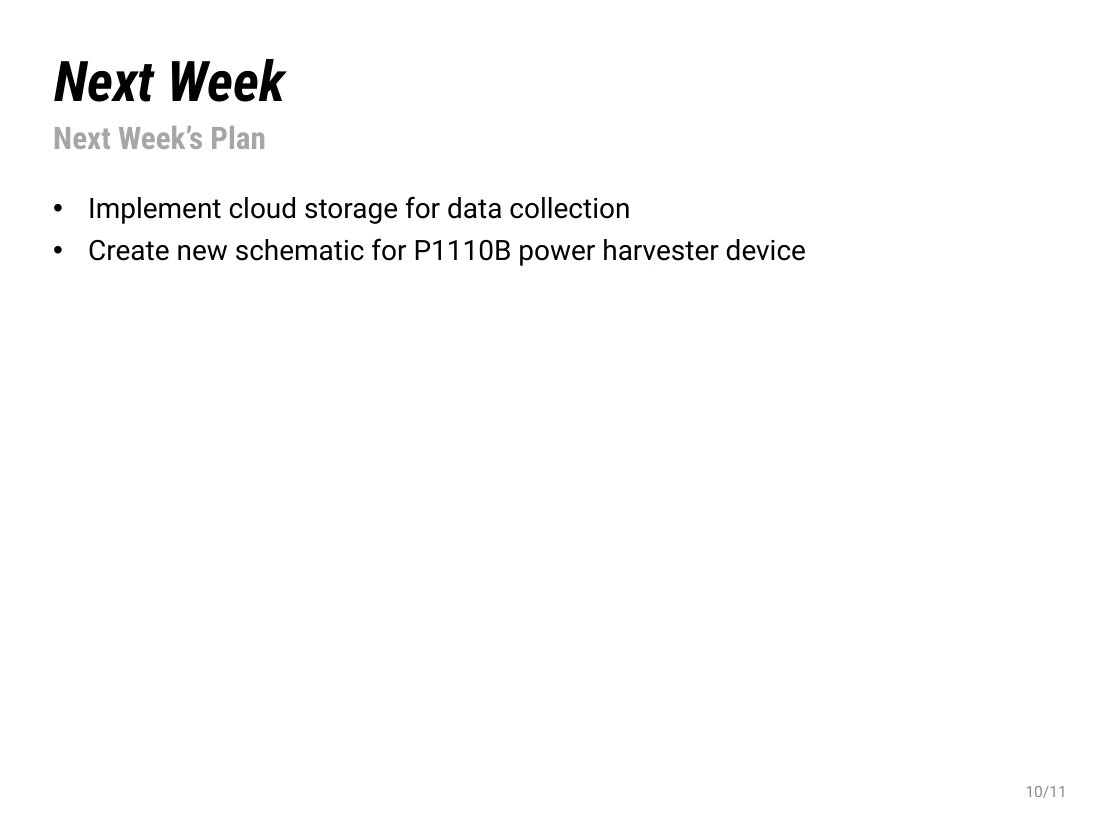
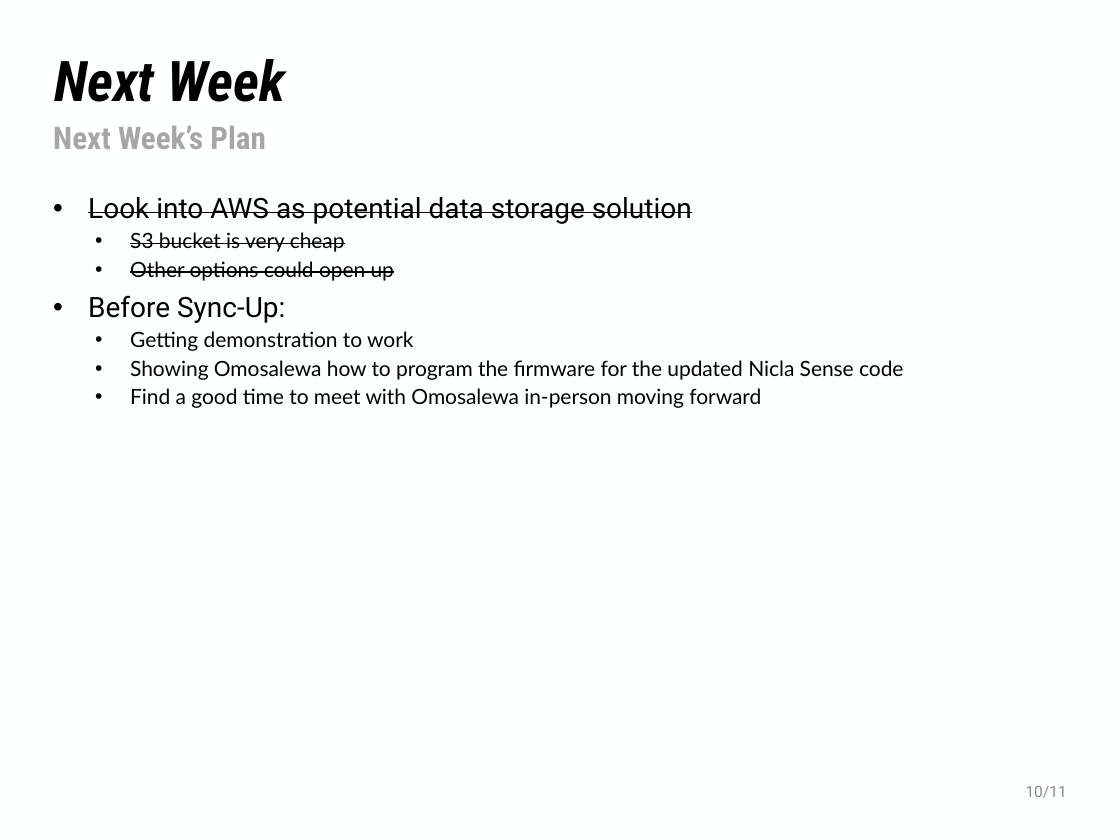
Before and after one commit to NHuang58/Biomedical_Device_PCB, a slide deck: slide 8 of Documentation/Slides/Week_31.pptx. Drawn at 1120x840 pixels with LibreOffice and Linux fonts; fonts in the diff are those of the drawing; background and template pictures are left out. Boxes give left, top, right and bottom in pixels: in the first picture for what was removed or moved away, otherwise in the second. Text is boxed around its words. In the diff, an @@ line names an element or a change of style, - is before the commit and + after.

```diff
--- a/Documentation/Slides/Week_31.pptx
+++ b/Documentation/Slides/Week_31.pptx
@@ text at (88,197,903,408): text changed; size 18 to 13.5 pt; font Roboto to Lato @@
-• Implement cloud storage for data collection
-• Create new schematic for P1110B power harvester device
+• Look into AWS as potential data storage solution
+  • S3 bucket is very cheap
+  • Other options could open up
+• Before Sync-Up:
+  • Getting demonstration to work
+  • Showing Omosalewa how to program the firmware for the updated Nicla Sense code
+  • Find a good time to meet with Omosalewa in-person moving forward
```
Also in this commit, not shown: 6 other slides changed, 1 slide added, 1 slide removed, 13 other files.
